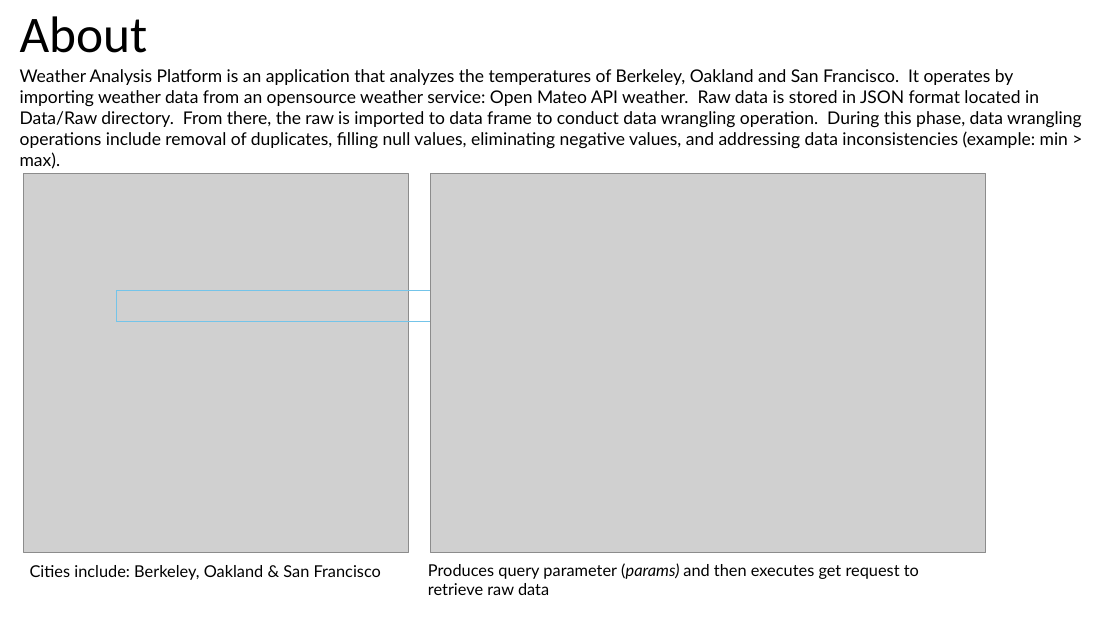
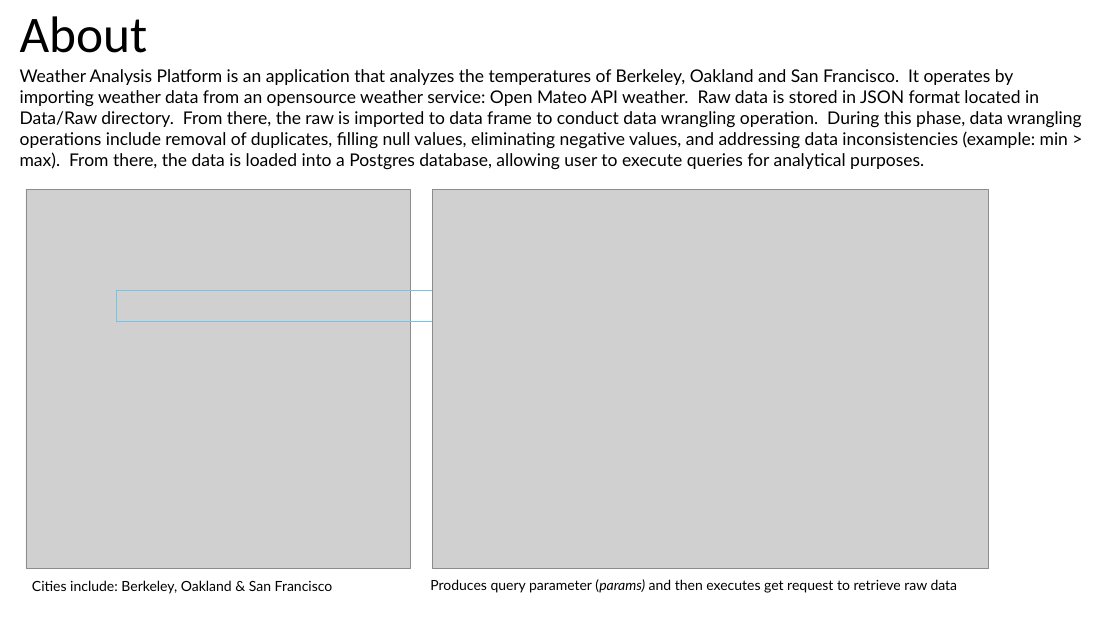
Before and after one commit to kdrewes/Weather-Analysis-Project, a slide deck: slide 2 of Weather Analytics Platform.pptx. Drawn at 1120x630 pixels with LibreOffice and Linux fonts; fonts in the diff are those of the drawing; grey boxes stand for pictures; background and template pictures are left out. Boxes give left, top, right and bottom in pixels: in the first picture for what was removed or moved away, otherwise in the second. Text is boxed around its words. In the diff, an @@ line names an element or a change of style, - is before the commit and + after.

Commit message:
Edited powerpoint

```diff
--- a/Weather Analytics Platform.pptx
+++ b/Weather Analytics Platform.pptx
@@ text at bbox=[20, 69, 1082, 170]: text changed @@
-Weather Analysis Platform is an application that analyzes the temperatures of Berkeley, Oakland and San Francisco. It operates by importing weather data from an opensource weather service: Open Mateo API weather. Raw data is stored in JSON format located in Data/Raw directory. From there, the raw is imported to data frame to conduct data wrangling operation. During this phase, data wrangling operations include removal of duplicates, filling null values, eliminating negative values, and addressing data inconsistencies (example: min > max).
+Weather Analysis Platform is an application that analyzes the temperatures of Berkeley, Oakland and San Francisco. It operates by importing weather data from an opensource weather service: Open Mateo API weather. Raw data is stored in JSON format located in Data/Raw directory. From there, the raw is imported to data frame to conduct data wrangling operation. During this phase, data wrangling operations include removal of duplicates, filling null values, eliminating negative values, and addressing data inconsistencies (example: min > max). From there, the data is loaded into a Postgres database, allowing user to execute queries for analytical purposes.
@@ picture: place and size @@
-picture at bbox=[24, 174, 408, 553]
+picture at bbox=[26, 190, 411, 569]
@@ picture: place and size @@
-picture at bbox=[430, 174, 986, 553]
+picture at bbox=[433, 190, 988, 569]
@@ text "Cities include: Berkeley, Oakland & ..." at bbox=[32, 580, 333, 594]: size 14 to 12 pt @@
@@ text "Cities include: Berkeley, Oakland & ...": place and size @@
-text "Cities include: Berkeley, Oakland & ..." at bbox=[30, 565, 381, 580]
+text "Cities include: Berkeley, Oakland & ..." at bbox=[32, 580, 333, 594]
@@ text "Produces query parameter (params) and ...": place and size @@
-text "Produces query parameter (params) and ..." at bbox=[428, 563, 919, 595]
+text "Produces query parameter (params) and ..." at bbox=[430, 579, 958, 593]
@@ text "Produces query parameter (params) and ..." at bbox=[430, 579, 958, 593]: size 14 to 12 pt @@
```
Also in this commit, not shown: 1 other slide changed.
